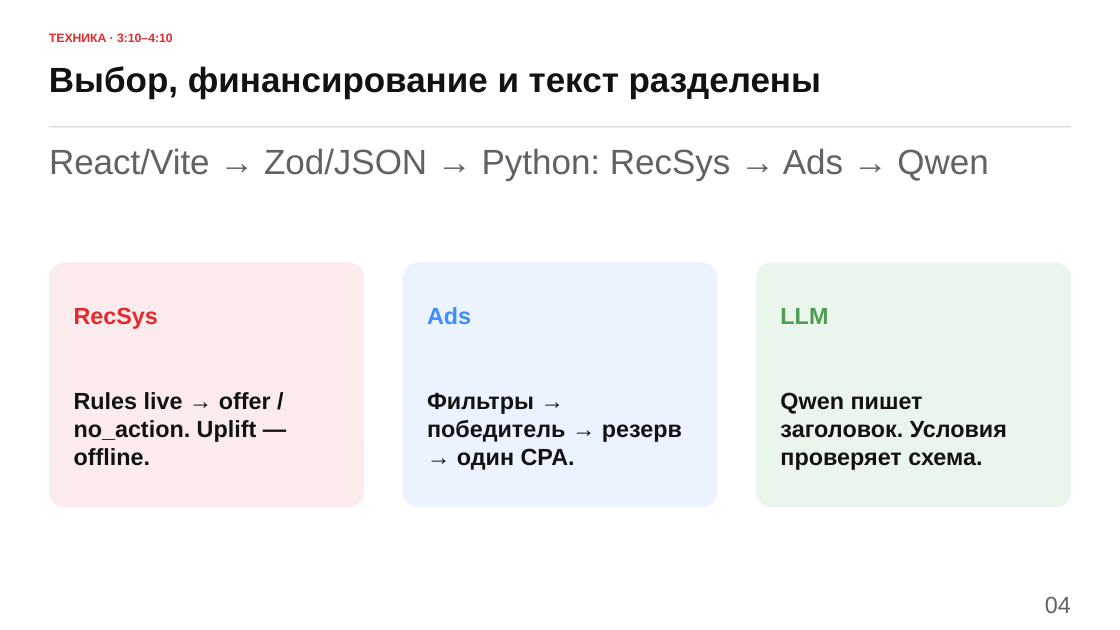
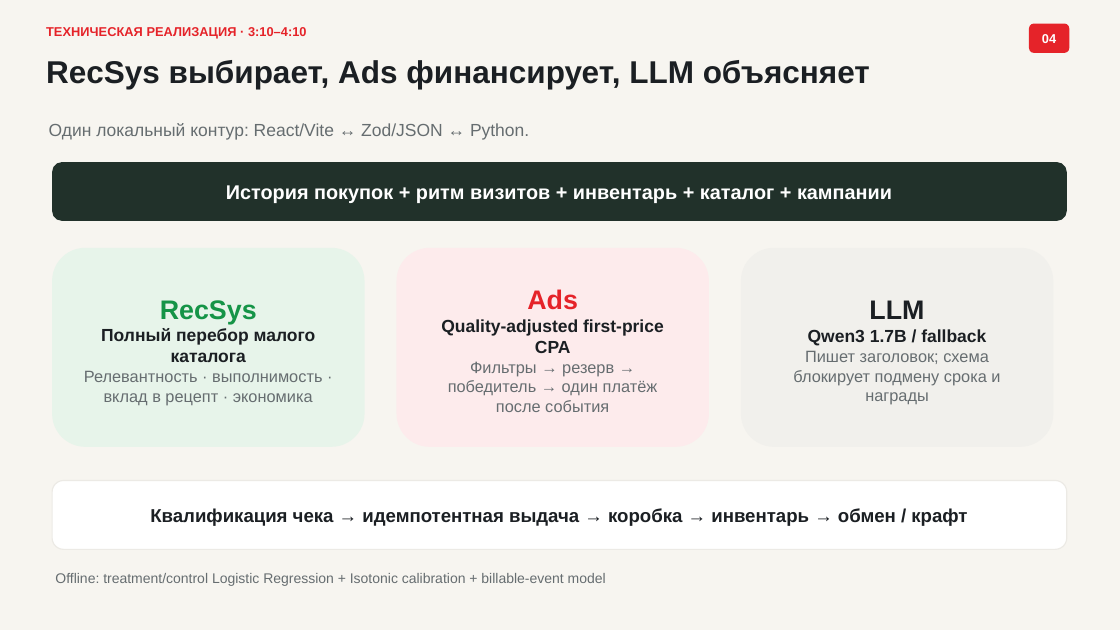
Before and after one commit to m4themagics/x5-loyalty-system, a slide deck: slide 4 of docs/presentation/X5_Checkpoint_Своя_Пятёрочка_финальная.pptx. Drawn at 1120x630 pixels with LibreOffice and Linux fonts; fonts in the diff are those of the drawing. Boxes give left, top, right and bottom in pixels: in the first picture for what was removed or moved away, otherwise in the second. Text is boxed around its words. In the diff, an @@ line names an element or a change of style, - is before the commit and + after.

```diff
--- a/docs/presentation/X5_Checkpoint_Своя_Пятёрочка_финальная.pptx
+++ b/docs/presentation/X5_Checkpoint_Своя_Пятёрочка_финальная.pptx
@@ background #FFFFFF to #F7F5F0 @@
@@ text at box(46, 27, 307, 39): text changed; size 10.5 to 11 pt; text colour #E42A2D to #E52329 @@
-ТЕХНИКА · 3:10–4:10
+ТЕХНИЧЕСКАЯ РЕАЛИЗАЦИЯ · 3:10–4:10
@@ rounded rectangle "04": place and size @@
-rounded rectangle "04" at box(1045, 596, 1071, 613)
+rounded rectangle "04" at box(1029, 24, 1070, 53)
@@ rounded rectangle "04" at box(1029, 24, 1070, 53): size 20 to 11 pt, text colour #5F6368 to #FFFFFF, bold on; alignment right to centre; vertical alignment top to middle; fill none to #E52329 @@
@@ text added at box(46, 60, 870, 89), 27 pt, text #1B1F23, bold @@
+RecSys выбирает, Ads финансирует, LLM объясняет
@@ text removed at box(49, 66, 821, 99) @@
-Выбор, финансирование и текст разделены
@@ text at box(49, 123, 529, 140): text changed; size 30 to 15 pt; text colour #5F6368 to #666D70 @@
-React/Vite → Zod/JSON → Python: RecSys → Ads → Qwen
+Один локальный контур: React/Vite ↔ Zod/JSON ↔ Python.
@@ line removed from (49, 127) to (1071, 127) @@
@@ rounded rectangle added at box(52, 162, 1067, 221), fill #21312A, 17 pt, text #FFFFFF, bold @@
+История покупок + ритм визитов + инвентарь + каталог + кампании
@@ rounded rectangle removed at box(49, 262, 364, 507) @@
@@ rounded rectangle added at box(52, 248, 365, 447), fill #E7F4EA, 14 pt, text #666D70 @@
+RecSys
+Полный перебор малого каталога
+Релевантность · выполнимость · вклад в рецепт · экономика
@@ rounded rectangle added at box(397, 248, 709, 447), fill #FDEBEC, 14 pt, text #666D70 @@
+Ads
+Quality-adjusted first-price CPA
+Фильтры → резерв → победитель → один платёж после события
@@ rounded rectangle removed at box(402, 262, 718, 507) @@
@@ rounded rectangle removed at box(756, 262, 1071, 507) @@
@@ text removed at box(74, 307, 158, 329) @@
-RecSys
@@ text removed at box(427, 307, 471, 324) @@
-Ads
@@ text removed at box(780, 308, 828, 324) @@
-LLM
@@ text added at box(793, 300, 1000, 405), 14 pt, text #666D70 @@
+LLM
+Qwen3 1.7B / fallback
+Пишет заголовок; схема блокирует подмену срока и награды
@@ text removed at box(74, 392, 271, 466) @@
-Rules live → offer / no_action. Uplift — offline.
@@ text removed at box(427, 392, 682, 470) @@
-Фильтры → победитель → резерв → один CPA.
@@ text removed at box(780, 392, 1007, 470) @@
-Qwen пишет заголовок. Условия проверяет схема.
@@ rounded rectangle added at box(52, 481, 1067, 549), fill #FFFFFF, outline #ECEAE5 1 pt, 16 pt, text #1B1F23, bold @@
+Квалификация чека → идемпотентная выдача → коробка → инвентарь → обмен / крафт
@@ text added at box(55, 573, 606, 586), 12 pt, text #666D70 @@
+Offline: treatment/control Logistic Regression + Isotonic calibration + billable-event model
```
Also in this commit, not shown: 4 other slides changed, 2 slides added, 2 slides removed.
